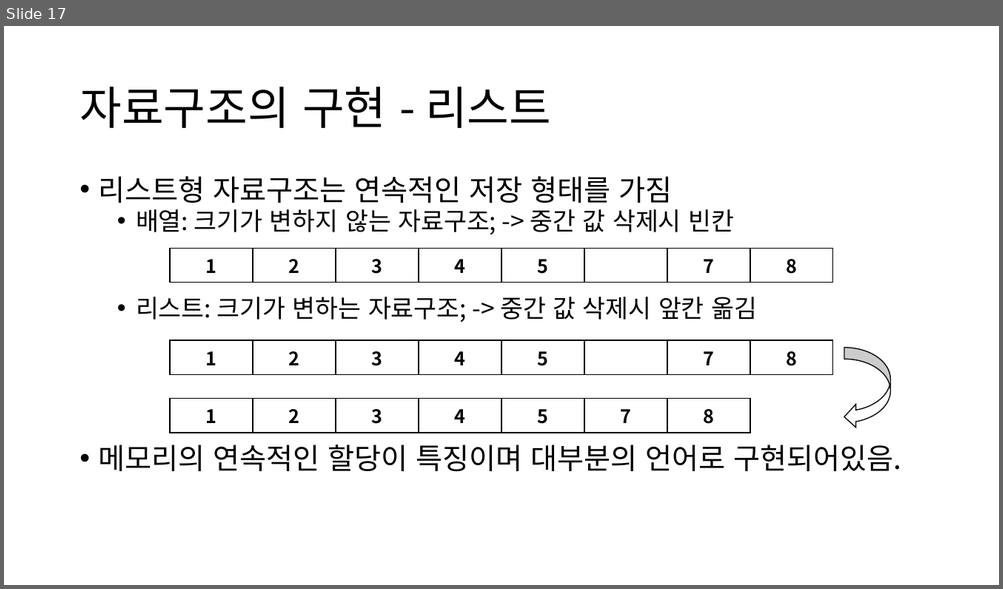
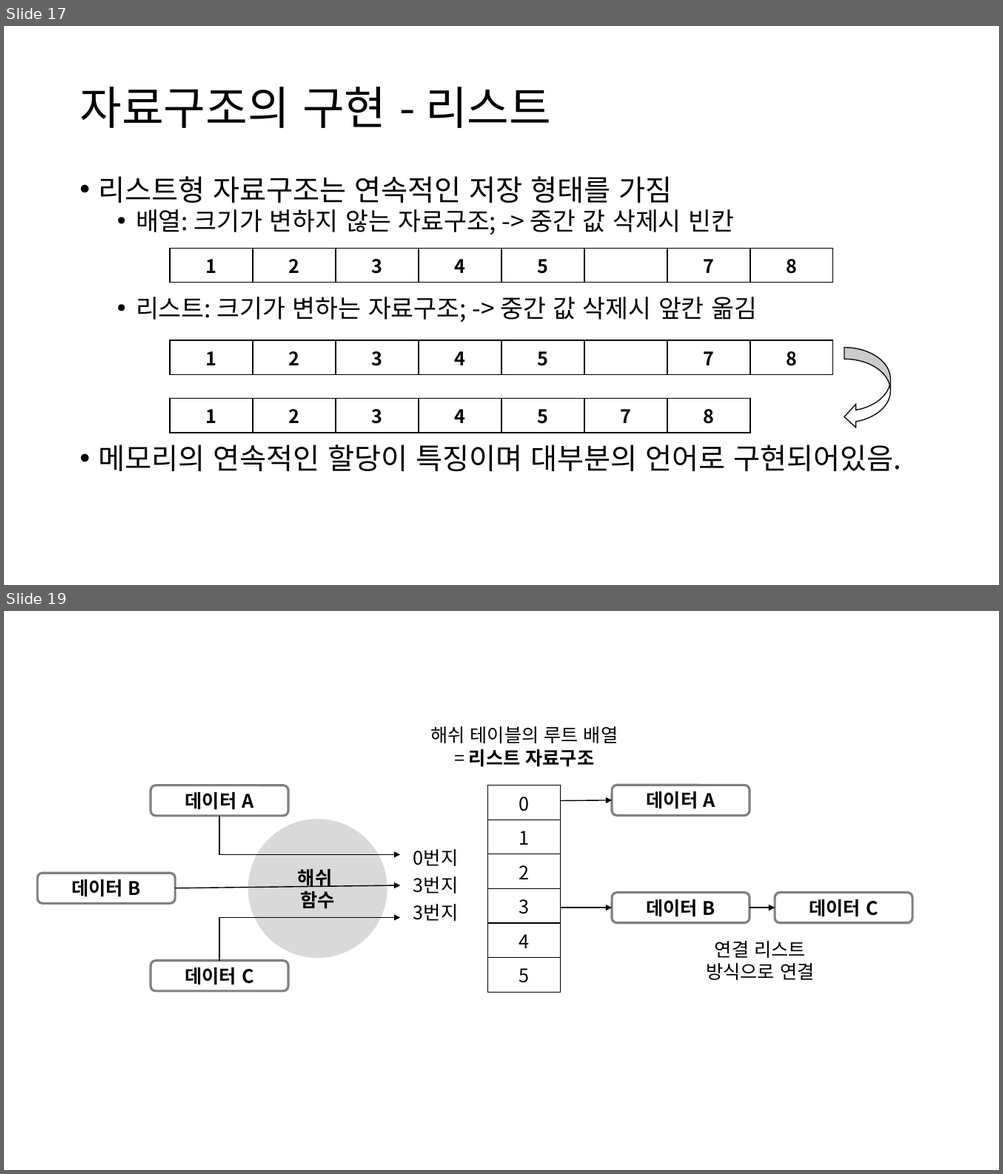
Before and after one commit to jjeong723/Study_note, a slide deck: 1st_study.pptx. Shown one above the other, each under a label of ours: slide 17 before the commit, slides 17 and 19 after it; the slides between them are not shown. The pictures are 1003x589 and 1003x1174 pixels, drawn with LibreOffice and Linux fonts; fonts in the diff are those of the drawing. Boxes give left, top, right and bottom in pixels: in the first picture for what was removed or moved away, otherwise in the second. Text is boxed around its words. In the diff, an @@ line names an element or a change of style, - is before the commit and + after.

```diff
--- a/1st_study.pptx
+++ b/1st_study.pptx
@@ slide 19 added at [4,611,999,1170], background #FFFFFF @@
@@ text added at [430,726,617,767], 18 pt, text #000000 @@
+해쉬 테이블의 루트 배열
+= 리스트 자료구조
@@ rounded rectangle added at [151,786,289,816], fill #FFFFFF, outline #808080 2.25 pt, 18 pt, text #000000, bold @@
+데이터 A
@@ table added at [487,786,560,991], 6 rows, 1 columns @@
+0
+1
+2
+3
+4
+5
@@ rounded rectangle added at [612,785,750,815], fill #FFFFFF, outline #808080 2.25 pt, 18 pt, text #000000, bold @@
+데이터 A
@@ arrow added from (560, 800) to (612, 800), #000000 1 pt @@
@@ elbow arrow added from (219, 816) to (400, 855), #000000 1 pt @@
@@ ellipse added at [248,819,387,959], fill #D9D9D9, 18 pt, text #000000, bold @@
+해쉬
+함수
@@ text added at [413,849,458,866], 18 pt, text #000000 @@
+0번지
@@ rounded rectangle added at [37,873,176,903], fill #FFFFFF, outline #808080 2.25 pt, 18 pt, text #000000, bold @@
+데이터 B
@@ text added at [413,877,458,894], 18 pt, text #000000 @@
+3번지
@@ arrow added from (175, 889) to (400, 886), #000000 1 pt @@
@@ rounded rectangle added at [612,893,750,923], fill #FFFFFF, outline #808080 2.25 pt, 18 pt, text #000000, bold @@
+데이터 B
@@ rounded rectangle added at [775,893,913,923], fill #FFFFFF, outline #808080 2.25 pt, 18 pt, text #000000, bold @@
+데이터 C
@@ elbow arrow added from (219, 961) to (400, 917), #000000 1 pt @@
@@ text added at [413,904,458,921], 18 pt, text #000000 @@
+3번지
@@ arrow added from (560, 908) to (612, 908), #000000 1 pt @@
@@ arrow added from (749, 908) to (775, 908), #000000 1 pt @@
@@ text added at [706,941,814,980], 18 pt, text #000000 @@
+연결 리스트
+방식으로 연결
@@ rounded rectangle added at [151,961,289,991], fill #FFFFFF, outline #808080 2.25 pt, 18 pt, text #000000, bold @@
+데이터 C
```
Also in this commit, not shown: 2 slides changed, 6 other slides added.
